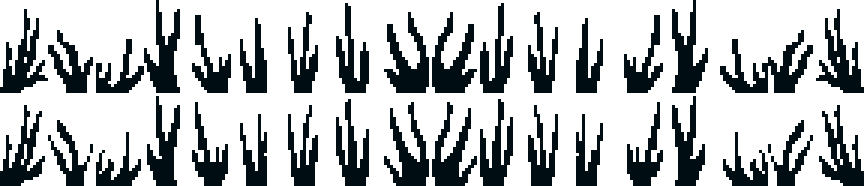
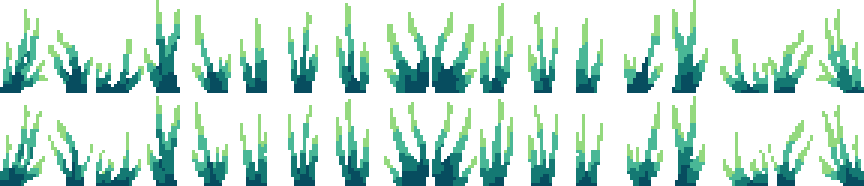
Layered file, before and after one edit (864px x 186px). Changes by layer:
added layer "Colors" above "Seaweed" over [left=0, top=0, right=864, bottom=186]
painted on "Seaweed" over [left=21, top=180, right=27, bottom=186]
